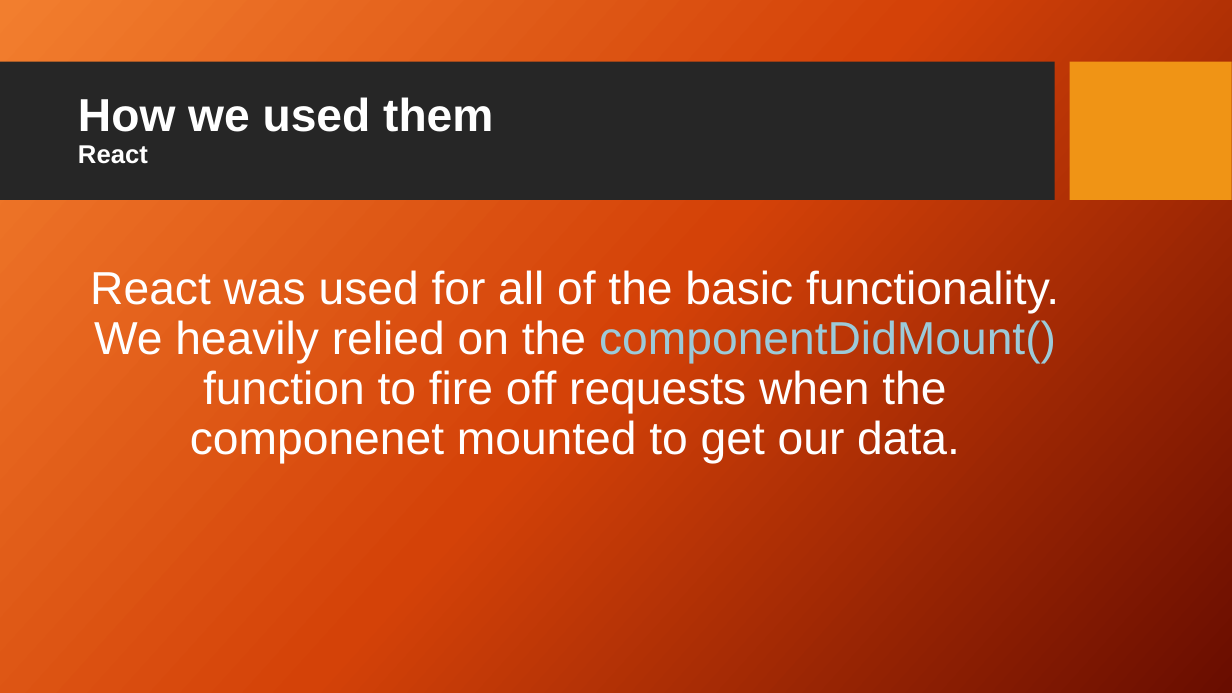
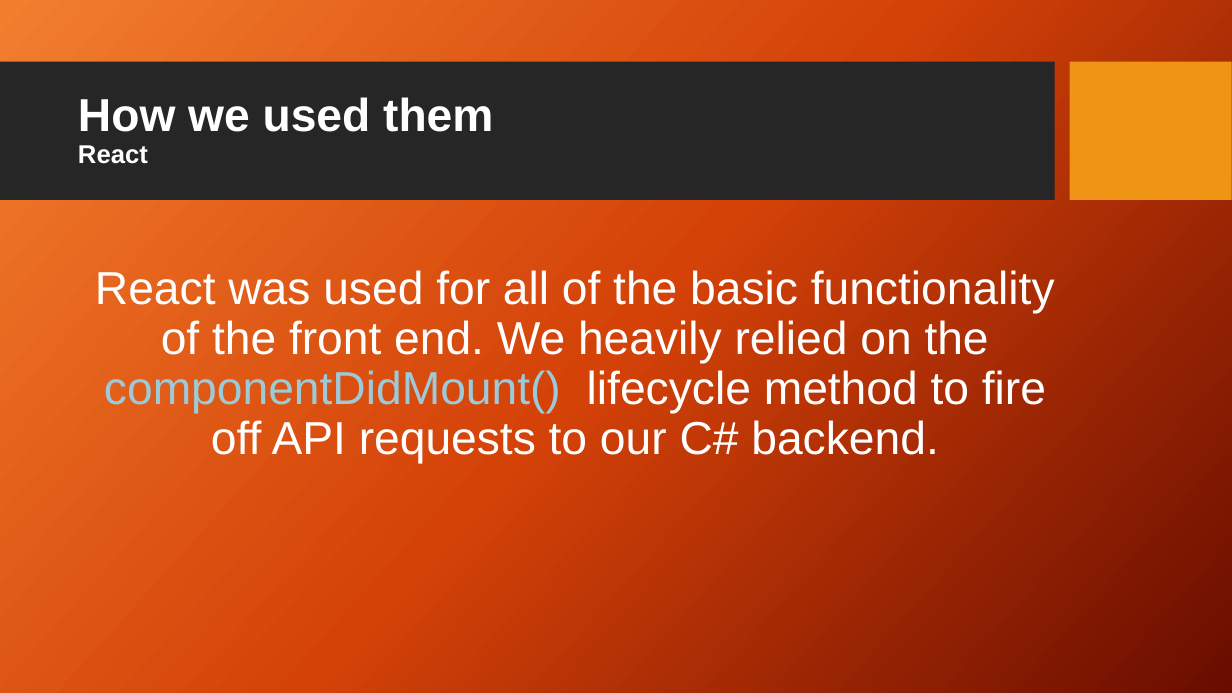
Before and after one commit to Brock-Gibson/Pizza-Now, a slide deck: slide 6 of Presentation/PizzaNow.pptx. Drawn at 1232x693 pixels with LibreOffice and Linux fonts; fonts in the diff are those of the drawing; background and template pictures are left out. Boxes give left, top, right and bottom in pixels: in the first picture for what was removed or moved away, otherwise in the second. Text is boxed around its words. In the diff, an @@ line names an element or a change of style, - is before the commit and + after.

```diff
--- a/Presentation/PizzaNow.pptx
+++ b/Presentation/PizzaNow.pptx
@@ text at (95,270,1055,464): text changed @@
-React was used for all of the basic functionality. We heavily relied on the componentDidMount() function to fire off requests when the componenet mounted to get our data.
+React was used for all of the basic functionality of the front end. We heavily relied on the componentDidMount() lifecycle method to fire off API requests to our C# backend.
```
Also in this commit, not shown: 10 other slides changed.
